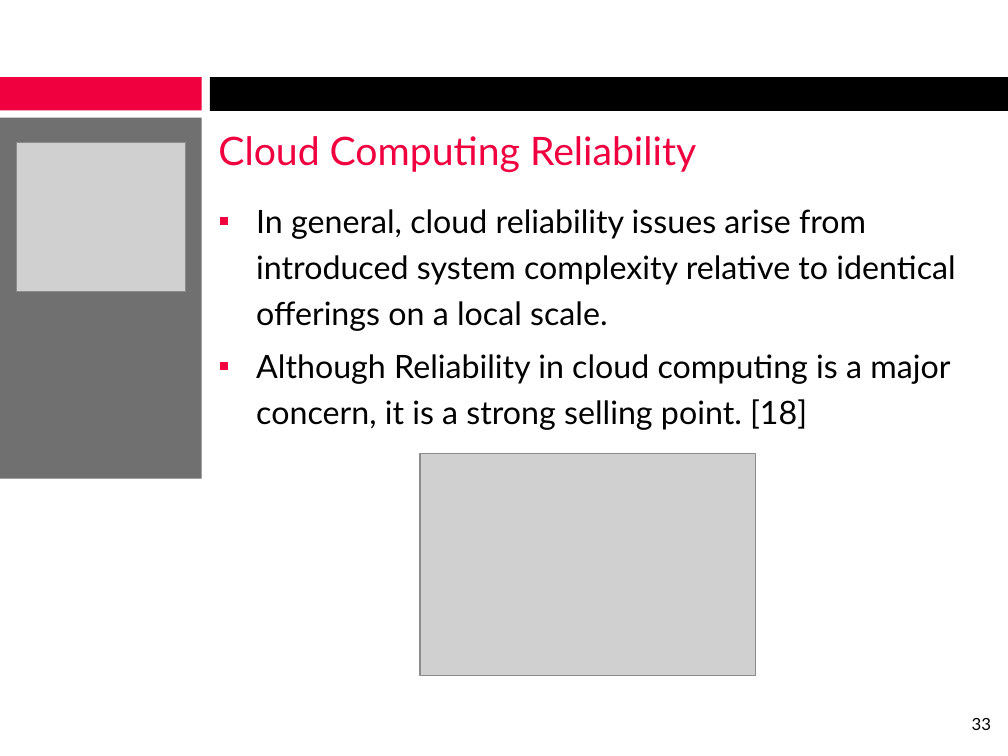
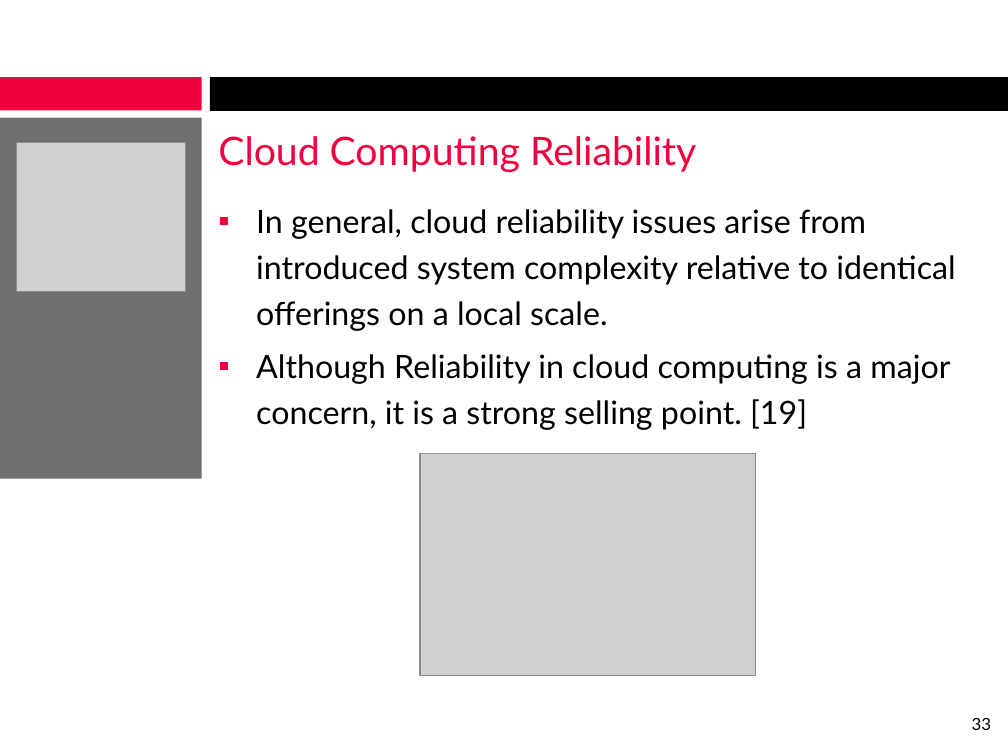
Before and after one commit to alexcraig/Sysc4806-Alarm-System, a slide deck: slide 33 of presentation_slides/PresentationSlides.pptx. Drawn at 1008x756 pixels with LibreOffice and Linux fonts; fonts in the diff are those of the drawing; grey boxes stand for pictures; background and template pictures are left out. Boxes give left, top, right and bottom in pixels: in the first picture for what was removed or moved away, otherwise in the second. Text is boxed around its words. In the diff, an @@ line names an element or a change of style, - is before the commit and + after.

```diff
--- a/presentation_slides/PresentationSlides.pptx
+++ b/presentation_slides/PresentationSlides.pptx
@@ text at box(256, 354, 950, 430): text changed @@
-▪ Although Reliability in cloud computing is a major concern, it is a strong selling point. [18]
+▪ Although Reliability in cloud computing is a major concern, it is a strong selling point. [19]
```
Also in this commit, not shown: 5 other slides changed.
